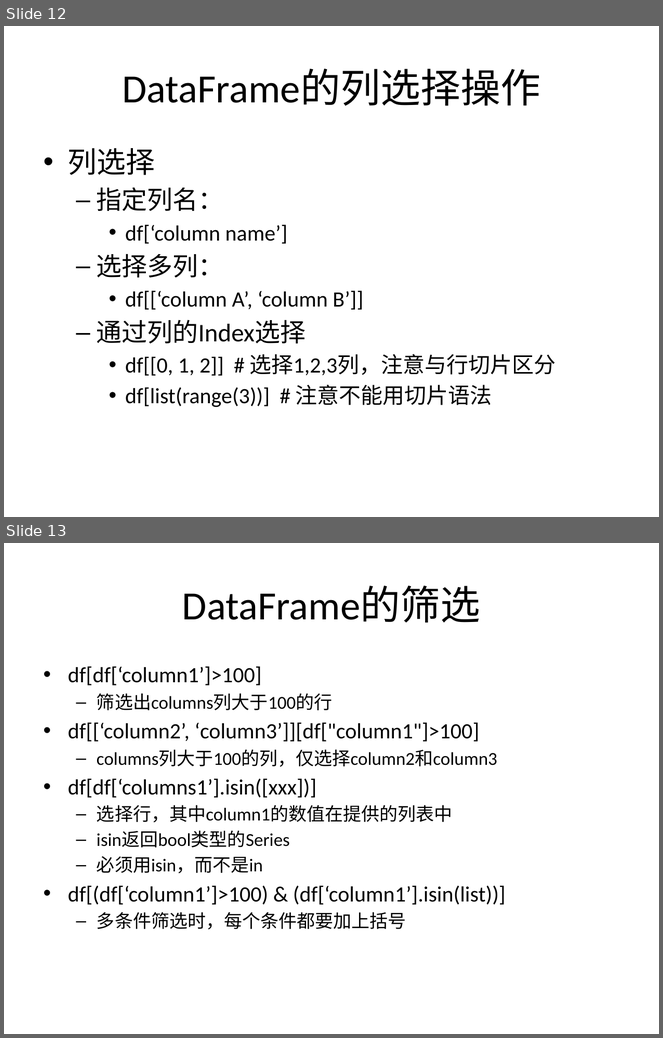
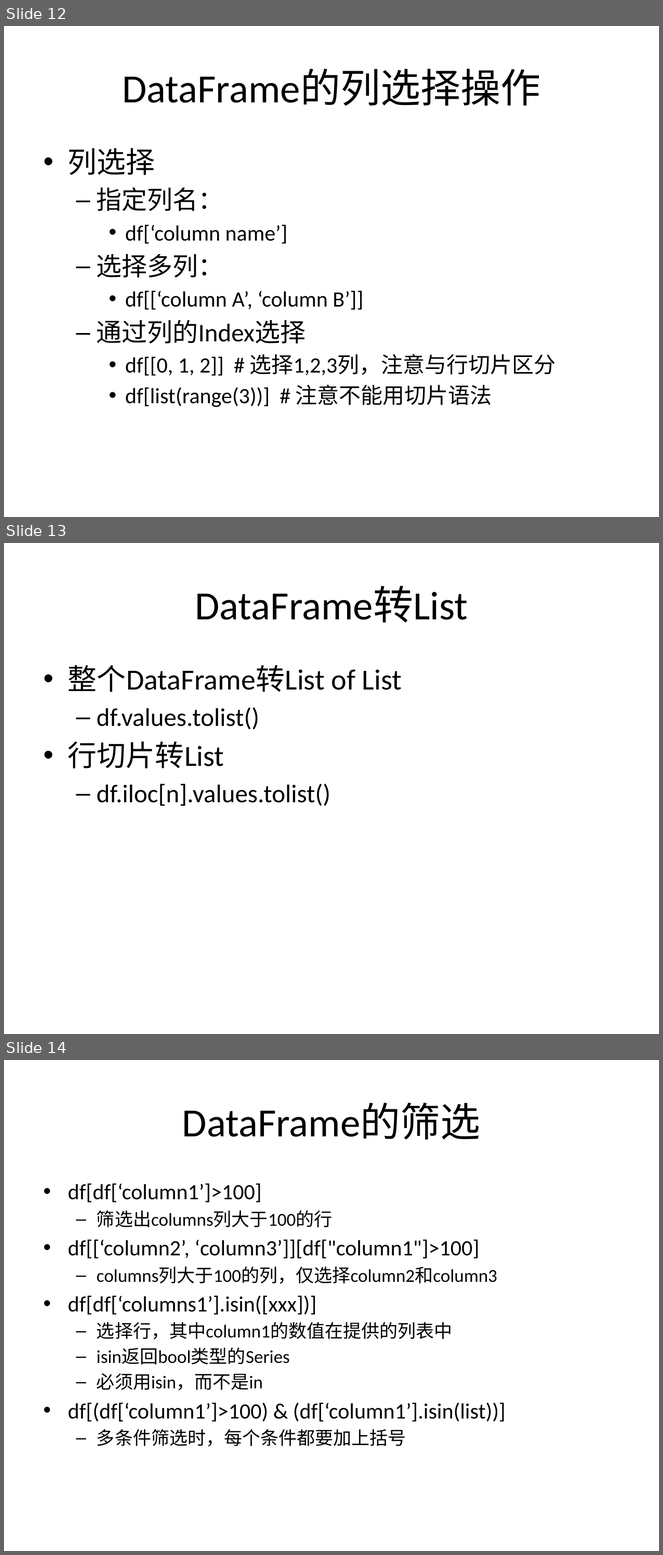
Before and after one commit to SleepySoft/SleepyMemo, a slide deck: Pandas_Cheat_Sheet.pptx. Shown one above the other, each under a label of ours: slides 12 and 13 before the commit, slides 12, 13 and 14 after it. The pictures are 663x1038 and 663x1555 pixels, drawn with LibreOffice and Linux fonts; fonts in the diff are those of the drawing. Boxes give left, top, right and bottom in pixels: in the first picture for what was removed or moved away, otherwise in the second. Text is boxed around its words. In the diff, an @@ line names an element or a change of style, - is before the commit and + after.

```diff
--- a/Pandas_Cheat_Sheet.pptx
+++ b/Pandas_Cheat_Sheet.pptx
@@ slide 13 added at <box>4,543,659,1034</box>, background #FFFFFF @@
@@ title added at <box>195,586,468,623</box>, 44 pt, text #000000 @@
+DataFrame转List
@@ text added at <box>68,665,402,806</box>, 28 pt, text #000000 @@
+• 整个DataFrame转List of List
+  – df.values.tolist()
+• 行切片转List
+  – df.iloc[n].values.tolist()
@@ what was slide 13 is now slide 14 @@
```
Also in this commit, not shown: 1 other slide added.
